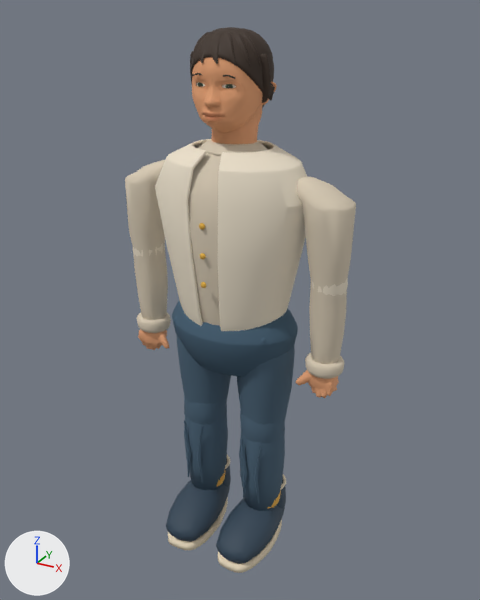
The Blender file models/atrium/residents/zhou.blend: old version first, new version second.
Both versions are drawn from a 50 mm lens placed at (0.915, -1.623, 1.676), pointed at (0.018, 0.008, 0.86). Lighting does not change. The marker at lower left points along +X, +Y and +Z. The first picture is the older version.

Names of what the first picture shows: 'Hair continuous scalp', 'Head', 'SkinnedArticulationCore', 'SkinnedArticulationDetail', 'SkirtHipFoundation', 'Soft wrap cardigan' and 10 more.
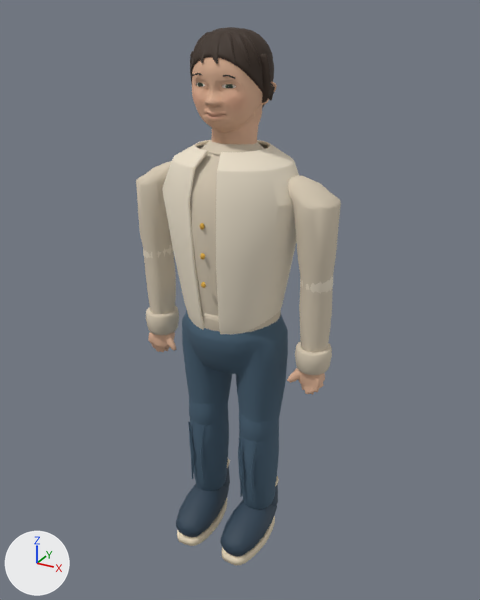
ob_visualroot is not drawn itself; it is the parent of ob_waistband, ob_leftarmpivot, ob_rightarmpivot, ob_leftlegpivot, ob_rightlegpivot, ob_skirthipfoundation, ob_headpivot, ob_soft_neckline.
ob_headpivot is not drawn itself; it is the parent of ob_thoughtfuljawtarget, ob_head, ob_eyepivot__1, ob_browpivot__1, ob_eyepivot_1, ob_browpivot_1, ob_mouthpivot, ob_hair_continuous_scalp.

Where the newer file only moved an object's origin or applied its transform, the numbers keep the older frame.

Patch to the scene script:
```diff
--- a/models/atrium/residents/zhou.blend.py
+++ b/models/atrium/residents/zhou.blend.py
@@ me_player_head_and_curved_eyelids @@
 # used by ob_head; parent = ob_headpivot; location = (0.0, 0.0, 0.0)
-me_player_head_and_curved_eyelids.from_pydata(...)  # 1876 vertices, 3404 faces; spans x -0.224..0.225, y -0.249..0.207, z -0.333..0.294
+me_player_head_and_curved_eyelids.from_pydata(...)  # 1877 vertices, 3408 faces; spans x -0.224..0.225, y -0.232..0.207, z -0.333..0.294
+# me_player_head_and_curved_eyelids part 1: 284 vertices moved from x -0.151..0.174, y -0.215..-0.084, z -0.194..0.075 to x -0.151..0.174, y -0.214..-0.085, z -0.195..0.075; 539 vertices removed from x -0.163..0.19, y -0.249..0.007, z -0.202..0.161; 545 vertices added at x -0.165..0.19, y -0.232..-0.011, z -0.202..0.16
+# me_player_head_and_curved_eyelids part 2: 2076 kept faces spanning x -0.224..0.225, y -0.216..0.207, z -0.333..0.294 get new vertex colours; the middle colour goes from beige #e7a477 to beige #e3b799
+# other edits to the shape of me_player_head_and_curved_eyelids do not show in these pictures
 me_player_head_and_curved_eyelids.materials.append(mat_zhou_anatomical_skin)
@@ me_skinnedarticulationcoremesh @@
-me_skinnedarticulationcoremesh.from_pydata(...)  # 6296 vertices, 12084 faces; spans x -0.365..0.365, y -0.217..0.155, z 0.006..1.34
+me_skinnedarticulationcoremesh.from_pydata(...)  # 6712 vertices, 12920 faces; spans x -0.367..0.367, y -0.191..0.155, z 0.006..1.34
+# me_skinnedarticulationcoremesh part 3: the loose piece of 236 vertices spanning x -0.188..-0.02, y -0.217..0.079, z 0.019..0.156 is scaled about its middle by (0.88, 0.88, 1), then moved by (0.0, 0.008, 0.0)
+# me_skinnedarticulationcoremesh part 4: the loose piece of 490 vertices spanning x -0.178..-0.031, y -0.207..0.079, z 0.034..0.038 is scaled about its middle by (0.88, 0.88, 1), then moved by (0.0, 0.008, 0.0)
+# me_skinnedarticulationcoremesh part 5: the loose piece of 192 vertices spanning x -0.181..-0.027, y -0.216..0.087, z 0.006..0.035 is scaled about its middle by (0.88, 0.88, 1), then moved by (0.0, 0.008, 0.0)
+# me_skinnedarticulationcoremesh part 6: the loose piece of 236 vertices spanning x 0.02..0.188, y -0.217..0.079, z 0.019..0.156 is scaled about its middle by (0.88, 0.88, 1), then moved by (0.0, 0.008, 0.0)
+# me_skinnedarticulationcoremesh part 7: the loose piece of 490 vertices spanning x 0.031..0.178, y -0.207..0.079, z 0.034..0.038 is scaled about its middle by (0.88, 0.88, 1), then moved by (0.0, 0.008, 0.0)
+# me_skinnedarticulationcoremesh part 8: the loose piece of 192 vertices spanning x 0.027..0.181, y -0.216..0.087, z 0.006..0.035 is rebuilt with 192 vertices and now spans x 0.037..0.172, y -0.19..0.077, z 0.006..0.035
+# me_skinnedarticulationcoremesh part 9: 22 vertices moved within x -0.349..0.337, y -0.037..0.034, z 0.335..0.737; 2285 vertices removed from x -0.364..0.364, y -0.107..0.107, z 0.093..0.78; 2681 vertices added at x -0.367..0.367, y -0.141..0.145, z 0.093..0.852
+# me_skinnedarticulationcoremesh part 10: 2264 kept faces spanning x -0.365..0.365, y -0.167..0.155, z 0.128..1.34 get new texture (UV) coordinates
+# other edits to the shape of me_skinnedarticulationcoremesh do not show in these pictures
 me_skinnedarticulationcoremesh.materials.append(mat_skinnedarticulationcore_vertex_surface)
@@ ob_visualroot @@
 ob_visualroot.location = (0.0, 0.0, 0.0)
+ob_visualroot.scale = (0.88, 1.0, 1.0)
@@ ob_skirthipfoundation @@
-ob_skirthipfoundation = bpy.data.objects.new('SkirtHipFoundation', me_skirthipfoundationmesh)
@@ ob_headpivot @@
 ob_headpivot = bpy.data.objects.new('HeadPivot', None)
-ob_headpivot.parent = ob_visualroot
+ob_headpivot.parent = ob_headwidthcompensator
 ob_headpivot.location = (0.0, 0.0, 1.476)
@@ ob_skinnedarticulationdetail @@
 ob_skinnedarticulationdetail.location = (0.0, 0.0, 0.0)
+ob_skinnedarticulationdetail.scale = (0.88, 1.0, 1.0)
@@ ob_skinnedarticulationcore @@
 ob_skinnedarticulationcore.location = (0.0, 0.0, 0.0)
+ob_skinnedarticulationcore.scale = (0.88, 1.0, 1.0)
@@ ob_headwidthcompensator @@
+ob_headwidthcompensator = bpy.data.objects.new('HeadWidthCompensator', None)
+ob_headwidthcompensator.parent = ob_visualroot
+ob_headwidthcompensator.location = (0.0, 0.0, 0.0)
+ob_headwidthcompensator.scale = (1.14, 1.0, 1.0)
@@ ob_surface_fitted_knit_hem @@
+ob_surface_fitted_knit_hem = bpy.data.objects.new('Surface fitted knit hem', me_surface_fitted_knit_hem)  # 192 vertices, 146 faces; spans x -0.168..0.169, y -0.135..0.13, z 0.805..0.865; in mat_mediator_fine_poplin_fabric (beige #d8cbb5)
+ob_surface_fitted_knit_hem.parent = ob_visualroot
+ob_surface_fitted_knit_hem.location = (0.0, 0.0, 0.0)
```

Boxes [x1, y1, x2, y2] around the edits, measured in the pictures (480 x 600 px; the box of a moved part takes in the faces that stretch with it):
'SkinnedArticulationCore', reshaped, rescaled (11% narrower): before [125, 139, 356, 573]; after [136, 140, 341, 565]
'Soft wrap cardigan', rescaled (10% narrower): before [155, 139, 307, 331]; after [162, 140, 299, 335]
'SkirtHipFoundation', deleted (dark blue): before [172, 300, 298, 376]
'SkinnedArticulationDetail', rescaled (12% narrower): before [133, 239, 348, 504]; after [143, 245, 333, 502]
'Surface fitted knit hem', added (beige): after [187, 310, 281, 332]
'Soft neckline', rescaled (12% narrower): before [200, 146, 249, 156]; after [203, 146, 246, 156]
'WaistBand', no longer drawn: before [174, 316, 267, 347]
'Small wood button.002', reshaped (14% narrower): before [199, 223, 205, 230]; after [200, 223, 205, 230]
'Small wood button.001', reshaped (14% narrower): before [200, 253, 206, 259]; after [200, 253, 205, 259]
'Small wood button', reshaped: [201, 282, 206, 288] in both
part 1 of me_player_head_and_curved_eyelids, moved or reshaped: [192, 66, 259, 144] in both
part 2 of me_player_head_and_curved_eyelids, recoloured: [192, 57, 277, 144] in both
part 3 of me_skinnedarticulationcoremesh, moved or reshaped: before [166, 480, 230, 541]; after [176, 484, 229, 537]
part 4 of me_skinnedarticulationcoremesh, moved or reshaped: before [170, 502, 226, 543]; after [179, 500, 226, 539]
part 5 of me_skinnedarticulationcoremesh, moved or reshaped: before [168, 497, 228, 551]; after [177, 498, 227, 546]
part 6 of me_skinnedarticulationcoremesh, moved or reshaped: before [216, 498, 285, 564]; after [220, 500, 277, 556]
part 7 of me_skinnedarticulationcoremesh, moved or reshaped: before [220, 526, 279, 565]; after [223, 520, 273, 558]
part 8 of me_skinnedarticulationcoremesh, rebuilt (17% narrower, 9% shorter): before [218, 519, 282, 573]; after [222, 516, 275, 565]
part 9 of me_skinnedarticulationcoremesh, moved or reshaped: before [137, 313, 345, 511]; after [146, 306, 332, 509]
part 10 of me_skinnedarticulationcoremesh, surface changed: before [125, 139, 356, 509]; after [136, 140, 341, 508]
